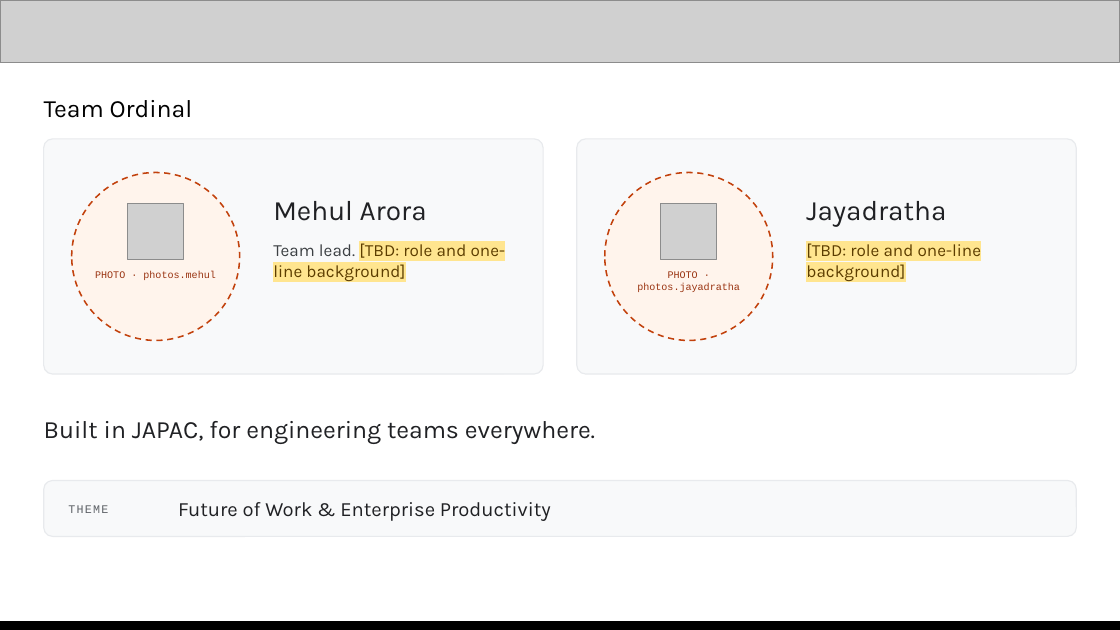
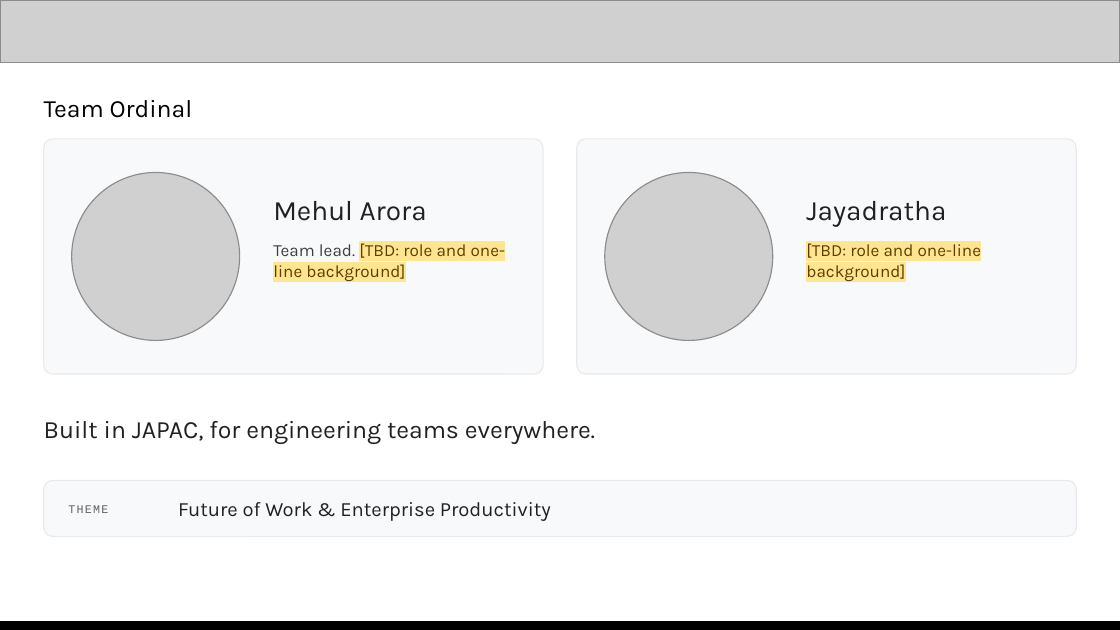
Before and after one commit to mehular0ra/kirchhoff, a slide deck: slide 14 of docs/submission/deck/Kirchhoff-AI-Builder-Cup.pptx. Drawn at 1120x630 pixels with LibreOffice and Linux fonts; fonts in the diff are those of the drawing; grey boxes stand for pictures. Boxes give left, top, right and bottom in pixels: in the first picture for what was removed or moved away, otherwise in the second. Text is boxed around its words. In the diff, an @@ line names an element or a change of style, - is before the commit and + after.

```diff
--- a/docs/submission/deck/Kirchhoff-AI-Builder-Cup.pptx
+++ b/docs/submission/deck/Kirchhoff-AI-Builder-Cup.pptx
@@ ellipse removed at <box>72,172,240,340</box> @@
@@ picture added at <box>72,172,240,340</box> @@
@@ ellipse removed at <box>605,172,773,340</box> @@
@@ picture added at <box>605,172,773,340</box> @@
@@ picture removed at <box>128,204,184,260</box> @@
@@ picture removed at <box>661,204,717,260</box> @@
@@ text removed at <box>95,271,215,280</box> @@
-PHOTO · photos.mehul
@@ text removed at <box>637,271,740,292</box> @@
-PHOTO · photos.jayadratha
```
Also in this commit, not shown: 1 other slide changed, 3 other files.
